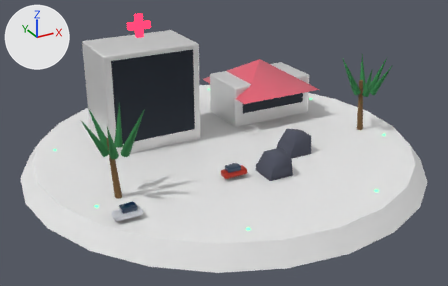
The glTF model public/models/buildings/welfare-T2.glb: old version first, new version second.
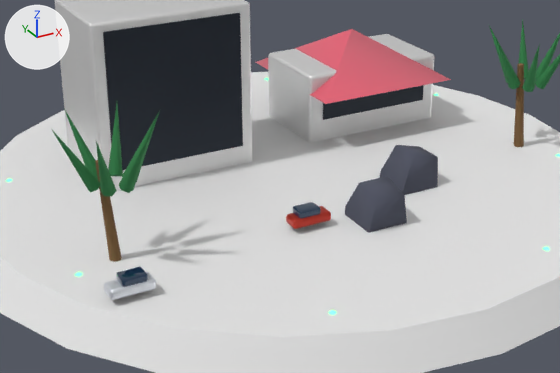
Each version appears first whole from a 50 mm camera at (-4.32, -7.85, 4.51) aimed at (-0.12, -0.23, 0.7), and next in a close-up on the part from 11% to 86% of the width and 15% to 93% of the height. Arrows for +X, +Y and +Z are at upper left; the lights stay in place. The older version's two pictures come first. Where no turn or scale is listed for an object, it has been applied to the vertices.
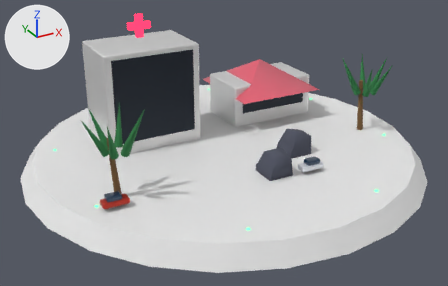
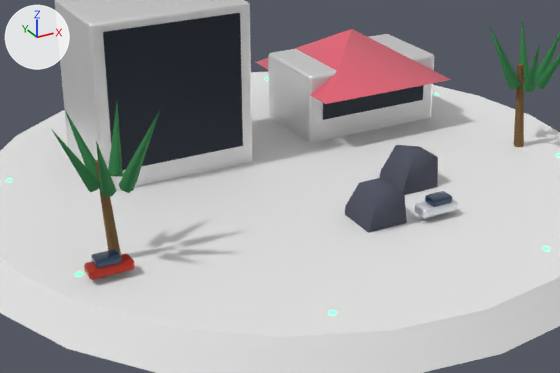
Boxes (x1, y1, x2, y2) around the edits, measured in the close-ups (560 x 373 px):
'Mesh_44', moved
    before: (104, 272, 156, 300)
    after: (415, 199, 458, 218)
'Mesh_42', moved
    before: (286, 206, 331, 229)
    after: (84, 253, 135, 280)
'Mesh_45', moved
    before: (116, 267, 148, 287)
    after: (425, 191, 452, 207)
'Mesh_43', moved
    before: (293, 202, 320, 219)
    after: (91, 249, 122, 268)

What the commit changed:
Object 'Mesh_42' (ob_mesh_42) moves from (-0.471, -1.15, 0.69) to (-2.2, -1.15, 0.69).
Object 'Mesh_43' (ob_mesh_43) moves from (-0.491, -1.15, 0.76) to (-2.22, -1.15, 0.76).
Object 'Mesh_44' (ob_mesh_44) moves from (-2.169, -1.5, 0.69) to (0.572, -1.5, 0.69).
Object 'Mesh_45' (ob_mesh_45) moves from (-2.149, -1.5, 0.76) to (0.592, -1.5, 0.76).
